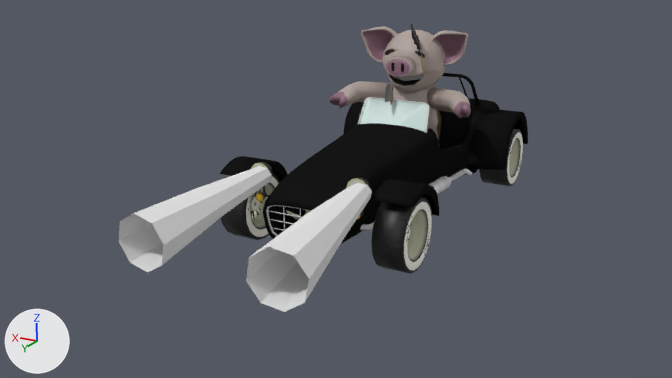
What one commit did to the Blender file 7Car.blend.
The view is the same before and after, from the file's camera 'Camera'. Lighting does not change. The marker at lower left points along +X, +Y and +Z.

Names of what the first picture shows: 'Arm L', 'Arm R', 'Car', 'Front Wheel L', 'Front Wheel R', 'Front Wheel-Arch R', 'Head', 'Headlight-cone L', 'Headlight-cone R', 'Rear Wheel L', 'Rear Wheel-Arch R', 'Windshield Bay'.
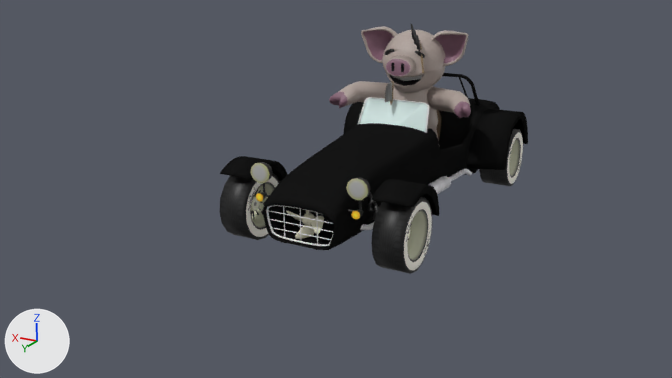
Diff of the bpy script that builds the scene:
```diff
--- a/7Car.blend.py
+++ b/7Car.blend.py
@@ me_cube @@
 # used by ob_car; location = (0.001, 0.013, 0.275); rotation_euler = (0.00136, 0.00279, 0.0), in degrees (0.1, 0.2, 0); scale = (0.307, 0.785, 0.0709)
-me_cube.from_pydata(...)  # 397 vertices, 357 faces; spans x 0.0..1.09, y -1.13..1.13, z -2.76..2.47
+me_cube.from_pydata(...)  # 728 vertices, 714 faces; spans x -1.09..1.09, y -1.13..1.13, z -2.76..2.47
+# me_cube part 1: 331 vertices added at x -1.09..-0.14, y -1.13..1.13, z -2.76..2.47
 me_cube.materials.append(mat_paint)
@@ me_circle_005 @@
+me_circle_005.from_pydata(...)  # 214 vertices, 202 faces; spans x -0.28..0.28, y -0.22..1.79, z -0.28..0.28
+me_circle_005.polygons.foreach_set('use_smooth', [True] * 202)
+me_circle_005.materials.append(mat_brushed_black_metal_png)  # picture img_brushed_black_metal_png
@@ ob_car @@
 ob_car.scale = (0.307, 0.785, 0.0709)
-_m = ob_car.modifiers.new('Mirror', 'MIRROR')
@@ ob_headlight_cone_l @@
 ob_headlight_cone_l = bpy.data.objects.new('Headlight-cone L', me_stk_conelight_a_png)
-ob_headlight_cone_l.location = (-0.251, 0.812, 0.359)
-ob_headlight_cone_l.rotation_euler = (-0.121, 0.194, 0.119)  # degrees (-6.9, 11, 6.8)
-ob_headlight_cone_l.scale = (1.08, 1.08, 1.08)
+ob_headlight_cone_l.location = (0.0, 0.0, 0.0)
+ob_headlight_cone_l.hide_viewport = True
@@ ob_headlight_cone_r @@
 ob_headlight_cone_r = bpy.data.objects.new('Headlight-cone R', me_stk_conelight_a_png)
-ob_headlight_cone_r.location = (0.237, 0.81, 0.363)
-ob_headlight_cone_r.rotation_euler = (-0.118, 0.149, -0.0338)  # degrees (-6.8, 8.5, -1.9)
-ob_headlight_cone_r.scale = (1.07, 1.07, 1.07)
+ob_headlight_cone_r.location = (0.0, 0.0, 0.0)
+ob_headlight_cone_r.hide_viewport = True
@@ ob_spring_l @@
+ob_spring_l = bpy.data.objects.new('Spring L', me_circle_005)
+ob_spring_l.location = (-0.322, 0.649, 0.125)
+ob_spring_l.rotation_euler = (-1.431, -2.369, -0.523)  # degrees (-82, -136, -30)
+ob_spring_l.scale = (0.126, 0.126, 0.126)
```

Boxes (x1, y1, x2, y2) around the edits, measured in the pictures (672 x 378 px):
'Headlight-cone L', hidden: before (246, 183, 372, 312)
'Headlight-cone R', hidden: before (119, 166, 271, 272)
'Spring L', added: after (367, 192, 380, 220)
part 1 of me_cube, added (black): after (297, 98, 500, 250)
